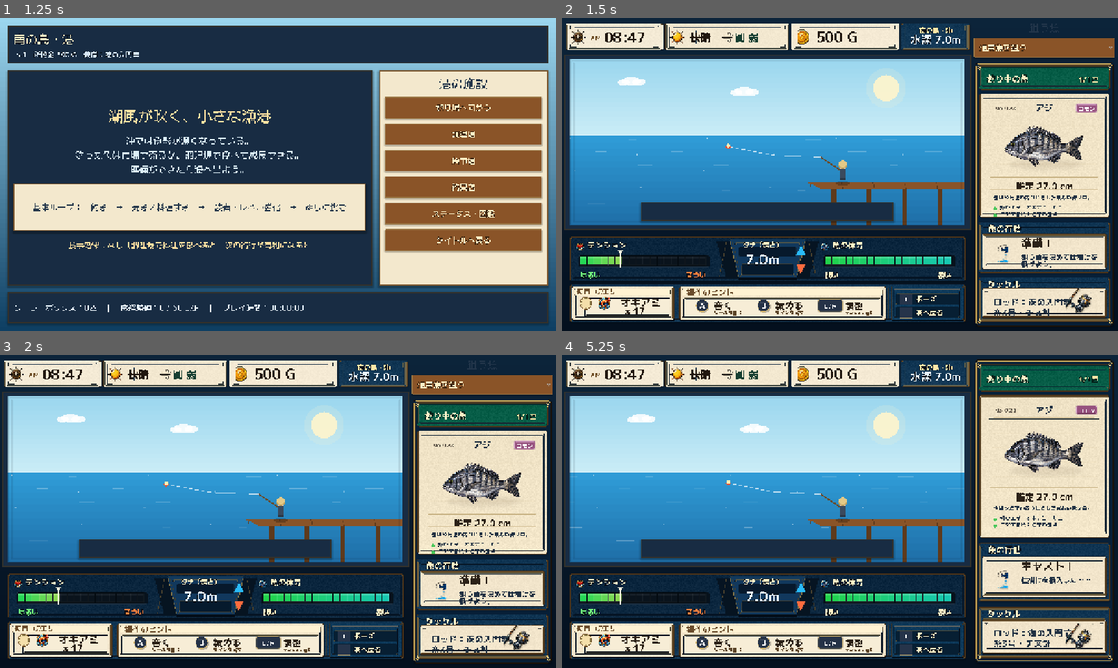
Above: before the commit, frames 1-4 (two rows, left to right).
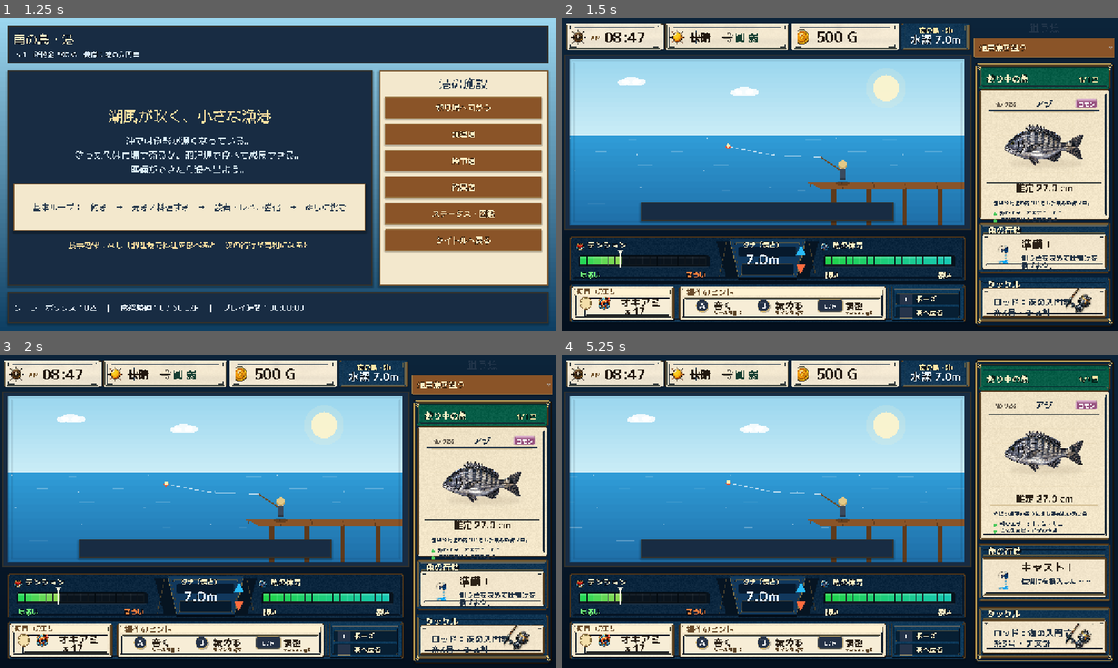
Above: after the commit, the same moments.

Repository: RYUKOU-OKUMURA/tsuri_quest_umi_mvp
Game: Godot game, scene res://scenes/main.tscn
The game is run twice, just before and just after one commit, with the same random seed, the same clock (stepped at 60 frames per second) and the same inputs.
Inputs (mouse positions are in pixels of both pictures, inside the frame that each line leads up to):
- Up to frame 1 (1.25 s): click "ゲームを始める" at 0.5 s
- Up to frame 2 (1.5 s): click "釣り場へ向かう" at 1.25 s
- Up to frame 3 (2 s): no input
- Up to frame 4 (5.25 s): click "通常魚を狙う" at 2 s; click "通常魚を狙う" at 2.75 s; click "通常魚を狙う" at 3.5 s; tap Enter at 4.25 s; move the mouse to (767, 617) at 4.27 s; tap Shift at 4.35 s; click (767, 617) at 4.42 s; tap Space at 4.52, 5 s; move the mouse to (728, 527) at 5.02 s; tap E at 5.1 s; click (728, 527) at 5.17 s

Frame 1 is identical in both runs. In frame 2, 3.4% of the frame differs, in the area x 75-99%, y 23-81%; in frame 3, 3.4%; in frame 4, 3.6%, in the area x 75-99%, y 11-75%.

Commit message:
Refine underwater fight right fish card layout

Diff:
--- a/src/ui/components/fight_sidebar.gd
+++ b/src/ui/components/fight_sidebar.gd
@@ -74,8 +74,8 @@
 	if _sidebar_frame != null:
 		draw_texture_rect(_sidebar_frame, Rect2(Vector2.ZERO, size), false, Color.WHITE)
 		header = Rect2(w * 0.055, h * 0.030, w * 0.89, h * 0.075)
-		fish_card = Rect2(w * 0.060, h * 0.125, w * 0.88, h * 0.440)
-		action_card = Rect2(w * 0.055, h * 0.600, w * 0.89, h * 0.190)
+		fish_card = Rect2(w * 0.060, h * 0.109, w * 0.88, h * 0.485)
+		action_card = Rect2(w * 0.055, h * 0.605, w * 0.89, h * 0.185)
 		tackle_card = Rect2(w * 0.055, h * 0.810, w * 0.89, h * 0.165)
 	else:
 		var gap := 7.0
@@ -132,8 +132,8 @@
 	var estimate := (float(fish_data.get("size_min", 0.0)) + float(fish_data.get("size_max", 0.0))) * 0.5
 	var estimate_size := 21 if _sidebar_frame != null else 23
 	_draw_centered_text(font, "推定 %.1f cm" % estimate, Rect2(inner.position.x, divider_y + 8.0, inner.size.x, 30.0), estimate_size, Color("#2b2117"), 0)
-	var desc_y := divider_y + (39.0 if compact_card else 44.0)
-	draw_line(Vector2(inner.position.x + 8.0, desc_y - 10.0), Vector2(inner.end.x - 8.0, desc_y - 10.0), Color("#d6c299"), 1.0)
+	var desc_y := divider_y + (48.0 if compact_card else 44.0)
+	draw_line(Vector2(inner.position.x + 8.0, desc_y - 12.0), Vector2(inner.end.x - 8.0, desc_y - 12.0), Color("#d6c299"), 1.0)
 	var detail_gap := 16.0 if compact_card else 21.0
 	var detail_font := get_theme_default_font()
 	if compact_card:
Binary file changed: assets/showcase/underwater/sidebar_frame.png
Binary file changed: assets/showcase/underwater/top_status_frame.png
Not shown, changed: design-qa.md
Not shown, changed: docs/11_underwater_fight_showcase.md
Not shown, changed: tools/generate_underwater_ui_frame_assets.py
